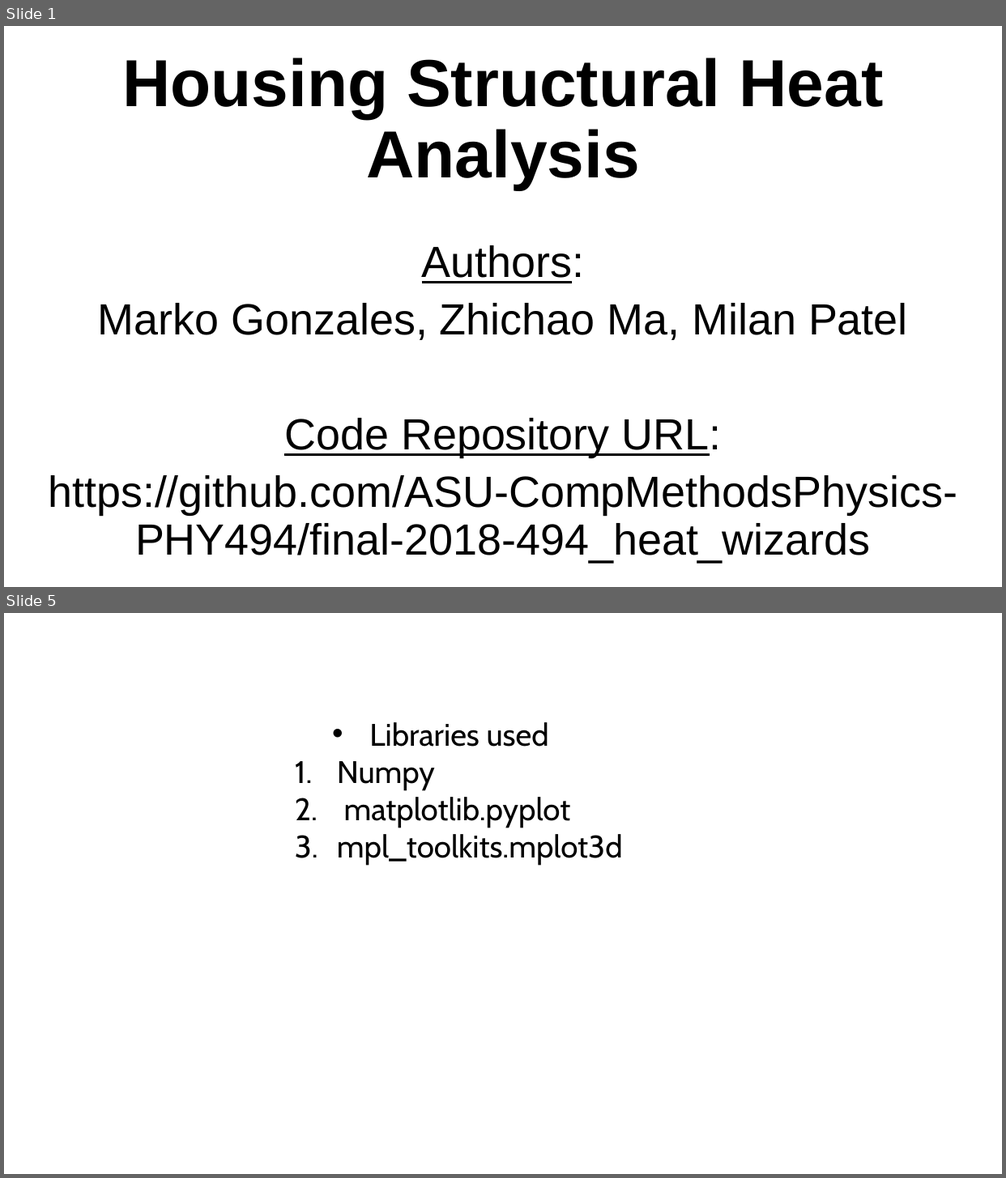
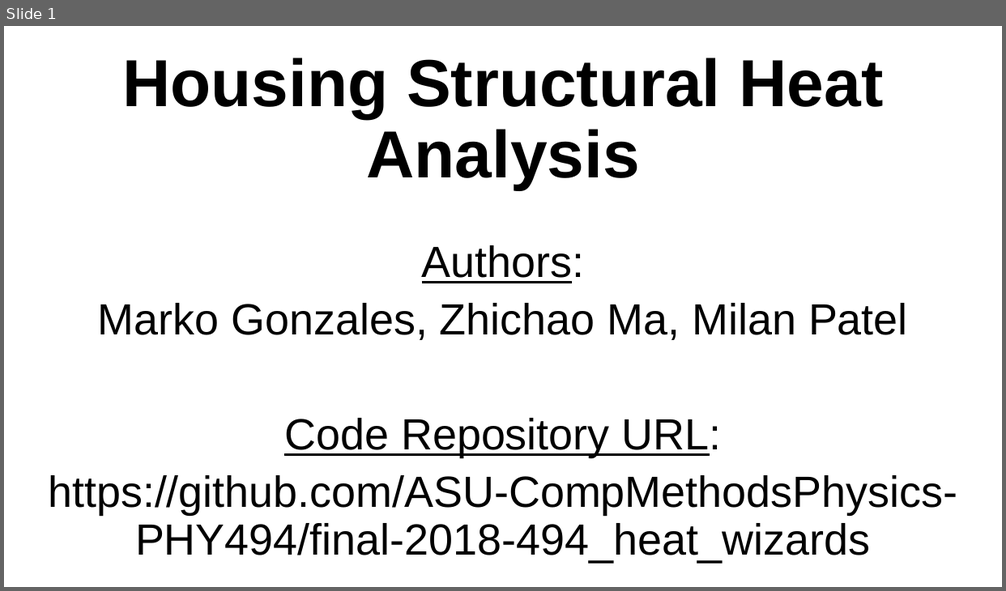
Before and after one commit to ASU-CompMethodsPhysics-PHY494/final-2018-494_heat_wizards, a slide deck: poster/poster_v1.1.pptx. Shown one above the other, each under a label of ours: slides 1 and 5 before the commit, slide 1 after it; the slides between them are not shown. The pictures are 1006x1178 and 1006x591 pixels, drawn with LibreOffice and Linux fonts; fonts in the diff are those of the drawing. Boxes give left, top, right and bottom in pixels: in the first picture for what was removed or moved away, otherwise in the second. Text is boxed around its words. In the diff, an @@ line names an element or a change of style, - is before the commit and + after.

```diff
--- a/poster/poster_v1.1.pptx
+++ b/poster/poster_v1.1.pptx
@@ slide 5 removed at box(4, 613, 1002, 1174), background #FFFFFF @@
@@ text removed at box(337, 722, 623, 866) @@
-  • Libraries used
-1. Numpy
-2. matplotlib.pyplot
-3. mpl_toolkits.mplot3d
```
Also in this commit, not shown: 1 slide changed, 2 slides added, 2 other slides removed.
